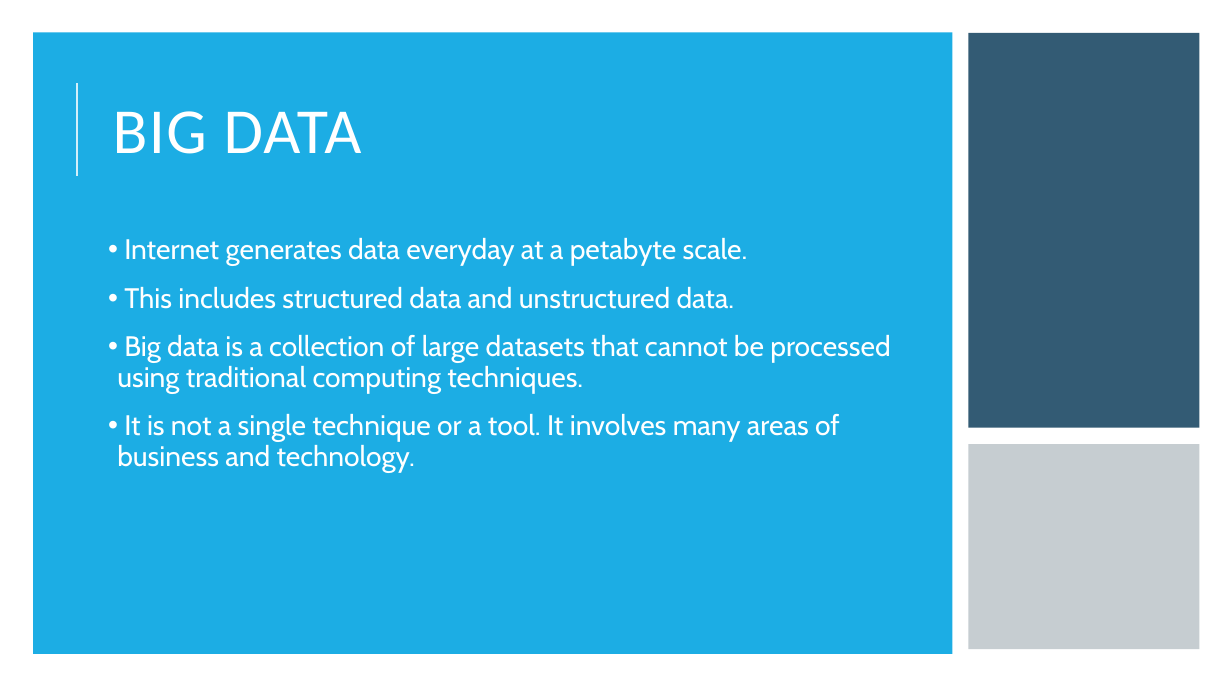
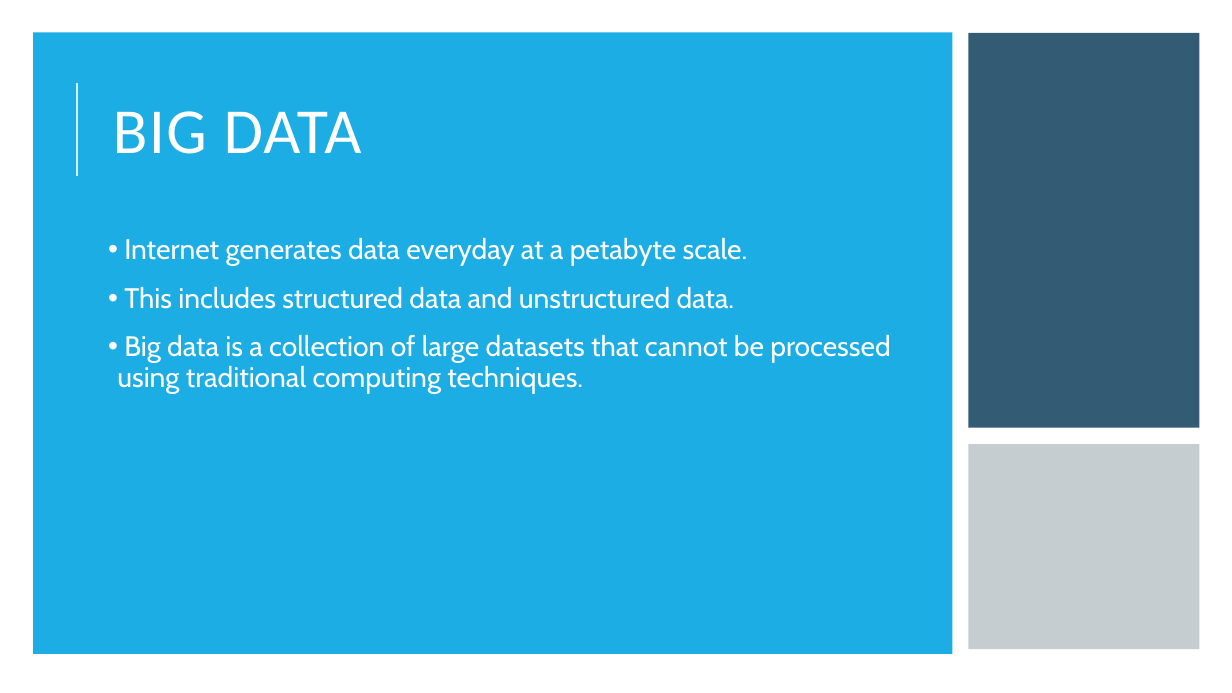
Before and after one commit to dsjili/eecs4314, a slide deck: slide 2 of Julian_Assignment1_10162016.pptx. Drawn at 1232x693 pixels with LibreOffice and Linux fonts; fonts in the diff are those of the drawing. Boxes give left, top, right and bottom in pixels: in the first picture for what was removed or moved away, otherwise in the second. Text is boxed around its words. In the diff, an @@ line names an element or a change of style, - is before the commit and + after.

```diff
--- a/Julian_Assignment1_10162016.pptx
+++ b/Julian_Assignment1_10162016.pptx
@@ text at box(117, 414, 840, 472): paragraph removed @@
-• It is not a single technique or a tool. It involves many areas of business and technology.
```
Also in this commit, not shown: 3 other slides changed.
